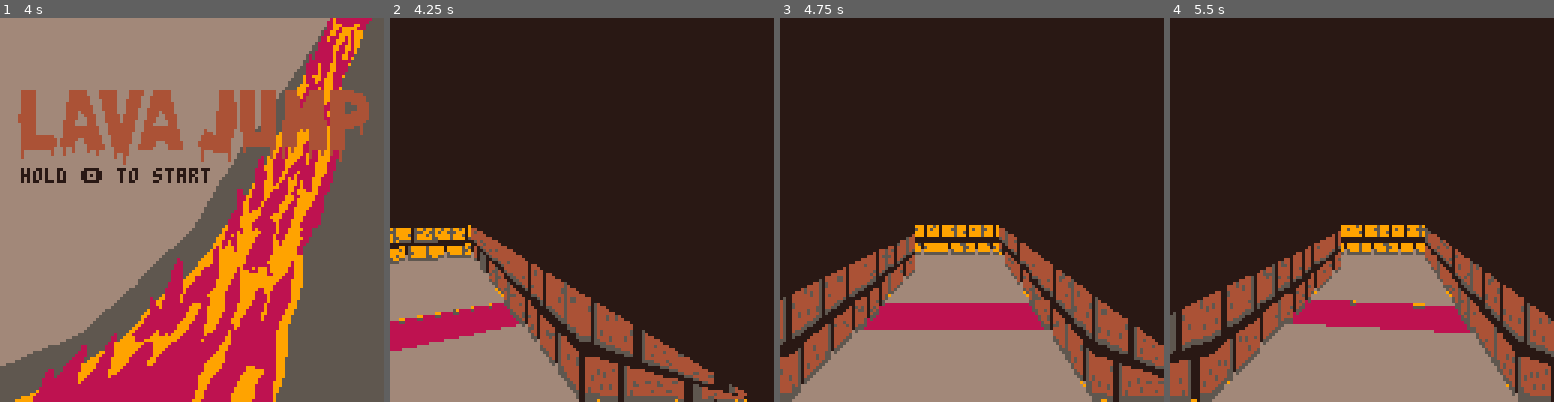
Above: before the commit, frames 1-4 (left to right).
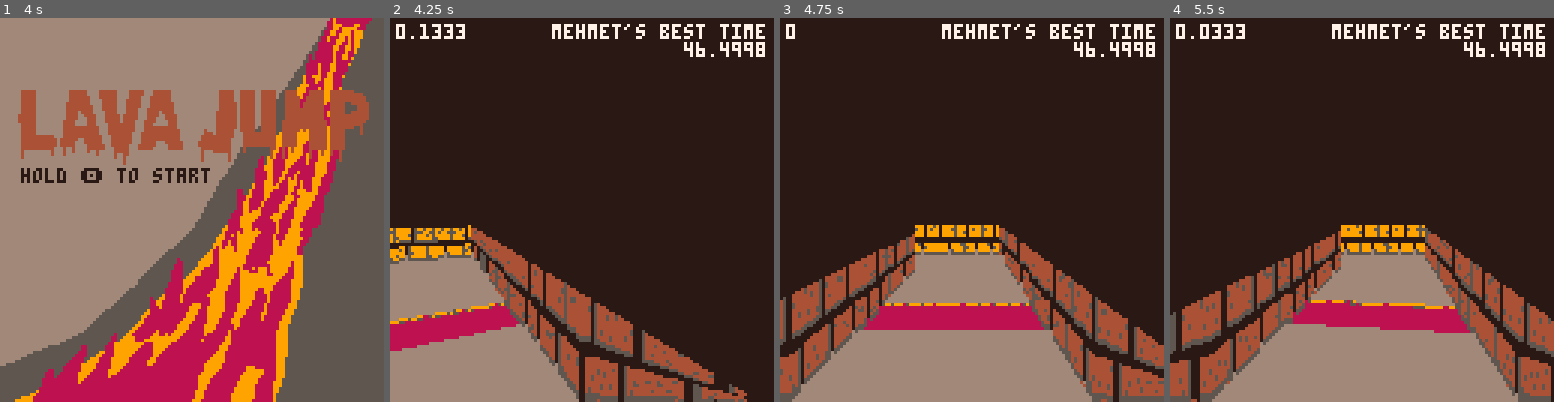
Above: after the commit, the same moments.

Repository: mkoseoglu091/3dGame
Game: PICO-8 cartridge 3dgame.p8
Two runs of this game, one before a commit and one after it. Both use one fixed random seed, a clock stepped at 60 frames per second and the inputs below.
Inputs:
- Up to frame 1 (4 s): tap O (Z key) at 0.33, 0.7, 1.43, 2.22, 3.1, 3.98 s; tap X (X key) at 1.07, 2.07, 2.4, 2.73, 3.07, 3.4, 3.73 s; hold Left 1.97-2.37 s; hold Down 2.42-2.82 s; hold Right 2.87-3.53 s; hold Up from 3.58 s (still down)
- Up to frame 2 (4.25 s): tap X (X key) at 4.07 s; release Up at 4.08 s; hold Right from 4.13 s (still down)
- Up to frame 3 (4.75 s): tap X (X key) at 4.4, 4.73 s; release Right at 4.53 s; hold Down from 4.58 s (still down)
- Up to frame 4 (5.5 s): tap O (Z key) at 4.87 s; tap X (X key) at 5.07, 5.4 s; release Down at 5.08 s; hold Left from 5.13 s (still down)

Frame 1 is identical in both runs. In frame 2, 1.8% of the frame differs, in the area x 0-98%, y 1-100%; in frame 3, 1.7%; in frame 4, 1.9%, in the area x 1-98%, y 1-100%.

Commit message:
Update 3dgame.p8

Diff:
--- a/3dgame.p8
+++ b/3dgame.p8
@@ -114,8 +114,23 @@
 
  -- victory text
  if (pl.x > 0) and (pl.x < 4) and (pl.y > 22) and (pl.y < 31) then
-  print("victory!!!", 55, 55, 11)
- end
+  if not pl.isdone then
+   pl.time = time()-last
+   pl.isdone = true
+  end
+  if pl.time < 46.4998 then
+   print("new record!!!", 55, 55, 11)
+  else
+   print("finished!", 55, 55, 11)
+  end
+ end
+
+ -- stopwatch
+ draw_stopwatch(time()-last)
+
+ -- maker record
+ print("mehmet's best time", 54, 2, 7)
+ print("46.4998", 98, 8, 7)
 end
 
 
@@ -271,6 +286,9 @@
  pl.z = 12
  pl.d = -0.25
  pl.dz = 0
+ last = time()
+ pl.isdone = false
+ pl.time = 0
 end
 
 function mc(x,y)
@@ -383,7 +401,6 @@
      gcol=6 -- platform top color
     end
     line(sx,sy1-1,sx,sy,gcol)
-    --tline(sx,sy1-1,sx,sy,2, 34, 0, 0)
     sy=sy1
    end
 
@@ -401,7 +418,7 @@
 
 
      if last_dir*1+5 == 6 then -- what condition to use???
-      tline(sx,top_wall,sx,bottom_wall, (pl.x+vx*dist_x)%1*2, 36, 0, 2/(bottom_wall-top_wall))
+      tline(sx,top_wall,sx,bottom_wall, (pl.x+vx*dist_x)%1*2, 38, 0, 2/(bottom_wall-top_wall))
      else
       tline(sx,top_wall,sx,bottom_wall, (pl.y+vy*dist_y)%1*2, 34, 0, 2/(bottom_wall-top_wall))
      end
@@ -425,6 +442,33 @@
 end
 
 
+function draw_stopwatch(_t)
+ if not pl.isdone then
+  print(_t, 2, 2, 7)
+ else
+  print(pl.time, 2, 2, 7)
+ end
+end
+…(20 lines of a section not shown)…
 
 
 
@@ -505,35 +549,35 @@
 __map__
 0f0f0f0f0f0f0f0f0f0f0f0f0f0f0f0f0f0f0f0f0f0f0f0f0f0f0f0f0f0f0f0f0f0f0f0f0f0f0f0f0f0f0f0f0f0f0f0f0f0f0f0f0f0f0f0f0f0f0f0f0f0f0f0f00000000000000000000000000000000000000000000000000000000000000000000000000000000000000000000000000000000000000000000000000000000
 0f01010101010f01010101010101010101010f01010101010101010101010f01010101010101010101010f00000000000000000000000f00000000000000000f00000000000000000000000000000000000000000000000000000000000000000000000000000000000000000000000000000000000000000000000000000000
-0f01010101010f01010101010101010101010f01010101010101010101010f01010101010101010101010f00040404000000000000000f00070700000707000f00000000000000000000000000000000000000000000000000000000000000000000000000000000000000000000000000000000000000000000000000000000
-0f01010101010f01010101010101010101010f01010101010101010101010f01010101010101010101010f00040404000000040404000f00070700000707000f00000000000000000000000000000000000000000000000000000000000000000000000000000000000000000000000000000000000000000000000000000000
+0f01010101010f01010101010101010101010f01010101010101010101010f01010101010101010101010f00040404000000000000000f00050500000505000f00000000000000000000000000000000000000000000000000000000000000000000000000000000000000000000000000000000000000000000000000000000
+0f01010101010f01010101010101010101010f01010101010101010101010f01010101010101010101010f00040404000000040404000f00050500000505000f00000000000000000000000000000000000000000000000000000000000000000000000000000000000000000000000000000000000000000000000000000000
 0f01010101010f01010101010101010101010f01010101010101010101010f01010101010101010101010f00000000000000040404000f0000000f0f0000000f00000000000000000000000000000000000000000000000000000000000000000000000000000000000000000000000000000000000000000000000000000000
 0f01010101010f01010101010101010101010f01010101010101010101010f01010101010101010101010f00000000000000000000000f0000000f0f0000000f00000000000000000000000000000000000000000000000000000000000000000000000000000000000000000000000000000000000000000000000000000000
 0f01010101010f01010101010f01010101010f01010101010f00000000000f00000000000f00000000000f00040400000f00000000000f0000000f0f0000000f00000000000000000000000000000000000000000000000000000000000000000000000000000000000000000000000000000000000000000000000000000000
-0f01010101010f01010101010f01010101010f00000000000f00000000000f00000000000f02000000000f00040400000f00000000000f0000000f0f0007000f00000000000000000000000000000000000000000000000000000000000000000000000000000000000000000000000000000000000000000000000000000000
-0f01010101010f00000100000f00000000000f00010101000f00010100000f00000000000f02000000000f00000000000f00000000000f0707070f0f0007000f00000000000000000000000000000000000000000000000000000000000000000000000000000000000000000000000000000000000000000000000000000000
-0f01010101010f00000100000f00000000000f00010101000f00010100000f00000000000f00000000000f00000000000f00060606000f0707070f0f0000000f00000000000000000000000000000000000000000000000000000000000000000000000000000000000000000000000000000000000000000000000000000000
-0f00000000000f00000000000f00010101000f00000000000f00000000000f00030303000f00000000000f00020200000f00060606000f0707070f0f0000000f00000000000000000000000000000000000000000000000000000000000000000000000000000000000000000000000000000000000000000000000000000000
-0f00000000000f00000000000f00010101000f00010101000f00000000000f00030303000f05000000000f00020200000f00060606000f0000000f0f0000000f00000000000000000000000000000000000000000000000000000000000000000000000000000000000000000000000000000000000000000000000000000000
-0f01010101010f00000100000f00010101000f00010101000f00000000000f00030303000f05000000000f00000000000f00000000000f0000000f0f0007000f00000000000000000000000000000000000000000000000000000000000000000000000000000000000000000000000000000000000000000000000000000000
-0f01010101010f00000100000f00000000000f00000000000f00000101000f00000000000f00000000000f00000000000f00000000000f0000000f0f0007000f00000000000000000000000000000000000000000000000000000000000000000000000000000000000000000000000000000000000000000000000000000000
+0f01010101010f01010101010f01010101010f00000000000f00000000000f00000000000f02000000000f00040400000f00000000000f0000000f0f0005000f00000000000000000000000000000000000000000000000000000000000000000000000000000000000000000000000000000000000000000000000000000000
+0f01010101010f00000100000f00000000000f00010101000f00010100000f00000000000f02000000000f00000000000f00000000000f0505050f0f0005000f00000000000000000000000000000000000000000000000000000000000000000000000000000000000000000000000000000000000000000000000000000000
+0f01010101010f00000100000f00000000000f00010101000f00010100000f00000000000f00000000000f00000000000f00050505000f0505050f0f0000000f00000000000000000000000000000000000000000000000000000000000000000000000000000000000000000000000000000000000000000000000000000000
+0f00000000000f00000000000f00010101000f00000000000f00000000000f00030303000f00000000000f00020200000f00050505000f0505050f0f0000000f00000000000000000000000000000000000000000000000000000000000000000000000000000000000000000000000000000000000000000000000000000000
+0f00000000000f00000000000f00010101000f00010101000f00000000000f00030303000f05000000000f00020200000f00050505000f0000000f0f0000000f00000000000000000000000000000000000000000000000000000000000000000000000000000000000000000000000000000000000000000000000000000000
+0f01010101010f00000100000f00010101000f00010101000f00000000000f00030303000f05000000000f00000000000f00000000000f0000000f0f0005000f00000000000000000000000000000000000000000000000000000000000000000000000000000000000000000000000000000000000000000000000000000000
+0f01010101010f00000100000f00000000000f00000000000f00000101000f00000000000f00000000000f00000000000f00000000000f0000000f0f0005000f00000000000000000000000000000000000000000000000000000000000000000000000000000000000000000000000000000000000000000000000000000000
 0f01010101010f01010101010f00000000000f00010101000f00000101000f00000000000f00000000000f00020200000f00000000000f0000000f0f0000000f00000000000000000000000000000000000000000000000000000000000000000000000000000000000000000000000000000000000000000000000000000000
-0f01010101010f01010101010f01010101010f00010101000f00000000000f00000000000f00000000000f00020200000f00000000000f0707070f0f0000000f00000000000000000000000000000000000000000000000000000000000000000000000000000000000000000000000000000000000000000000000000000000
-0f01010101010f01010101010f01010101010f00000000000f00000000000f00000000000f00000000000f00000000000f00000000000f0707070f0f0000000f00000000000000000000000000000000000000000000000000000000000000000000000000000000000000000000000000000000000000000000000000000000
-0f01010101010101010101010f01010101010101010101010f01010101010101010101010f01010101010101010101010f0007070700000707070f0f0007000f00000000000000000000000000000000000000000000000000000000000000000000000000000000000000000000000000000000000000000000000000000000
-0f01010101010101010101010f01010101010101010101010f01010101010101010101010f01010101010101010101010f0007070700000000000f0f0007000f00000000000000000000000000000000000000000000000000000000000000000000000000000000000000000000000000000000000000000000000000000000
-0f01010101010101010101010f01010101010101010101010f01010101010101010101010f01010101010101010101010f0007070700000000000f0f0000000f00000000000000000000000000000000000000000000000000000000000000000000000000000000000000000000000000000000000000000000000000000000
+0f01010101010f01010101010f01010101010f00010101000f00000000000f00000000000f00000000000f00020200000f00000000000f0505050f0f0000000f00000000000000000000000000000000000000000000000000000000000000000000000000000000000000000000000000000000000000000000000000000000
+0f01010101010f01010101010f01010101010f00000000000f00000000000f00000000000f00000000000f00000000000f00000000000f0505050f0f0000000f00000000000000000000000000000000000000000000000000000000000000000000000000000000000000000000000000000000000000000000000000000000
+0f01010101010101010101010f01010101010101010101010f01010101010101010101010f01010101010101010101010f0005050500000505050f0f0005000f00000000000000000000000000000000000000000000000000000000000000000000000000000000000000000000000000000000000000000000000000000000
+0f01010101010101010101010f01010101010101010101010f01010101010101010101010f01010101010101010101010f0005050500000000000f0f0005000f00000000000000000000000000000000000000000000000000000000000000000000000000000000000000000000000000000000000000000000000000000000
+0f01010101010101010101010f01010101010101010101010f01010101010101010101010f01010101010101010101010f0005050500000000000f0f0000000f00000000000000000000000000000000000000000000000000000000000000000000000000000000000000000000000000000000000000000000000000000000
 0f01010101010101010101010f01010101010101010101010f01010101010101010101010f01010101010101010101010f0000000000000000000f0f0000000f00000000000000000000000000000000000000000000000000000000000000000000000000000000000000000000000000000000000000000000000000000000
 0f01010101010101010101010f01010101010101010101010f01010101010101010101010f01010101010101010101010f0000000000000000000f0f0000000f00000000000000000000000000000000000000000000000000000000000000000000000000000000000000000000000000000000000000000000000000000000
 0f0f0f0f0f0f0f0f0f0f0f0f0f0f0f0f0f0f0f0f0f0f0f0f0f0f0f0f0f0f0f0f0f0f0f0f0f0f0f0f0f0f0f0f0f0f0f0f0f0f0f0f0f0f0f0f0f0f0f0f0101010f00000000000000000000000000000000000000000000000000000000000000000000000000000000000000000000000000000000000000000000000000000000
-0f010101000000000f0000000000000000000f0000000000000000000f0000000000000000000000000000000000000000000000000707070707070f0202020f00000000000000000000000000000000000000000000000000000000000000000000000000000000000000000000000000000000000000000000000000000000
-0f010101000000000f0000000000000000000f0000000000000000000f0000000000000000000000070707000000000000000000000707070707070f0303030f00000000000000000000000000000000000000000000000000000000000000000000000000000000000000000000000000000000000000000000000000000000
-0f010101000000000f0000000000000000000f0000000000000000000f0000000000000000000000070707000000000000000000000707070707070f0404040f00000000000000000000000000000000000000000000000000000000000000000000000000000000000000000000000000000000000000000000000000000000
-0f010101000000000f000000000000070000000000070000000000000f0000000000000707000000000000000000070700000000000707070707070f0505050f00000000000000000000000000000000000000000000000000000000000000000000000000000000000000000000000000000000000000000000000000000000
-0f010101000000000f0000000000000000000f0000000000000000000f0000000000000707000000000f00000000070700000000000707070707070f0606060f00000000000000000000000000000000000000000000000000000000000000000000000000000000000000000000000000000000000000000000000000000000
-0f01010100070000000000070000000000000f000000000000000700000000070000000000000000000f0000000000000000000000070707070707070707070f00000000000000000000000000000000000000000000000000000000000000000000000000000000000000000000000000000000000000000000000000000000
-0f010101000000000f0000000000000000000f0000000000000000000f0000000000000000000000000f0000000000000000000707070707070707070707070f00000000000000000000000000000000000000000000000000000000000000000000000000000000000000000000000000000000000000000000000000000000
-0f010101000000000f0000000000000000000f0000000000000000000f0000000000000000000000000f0000000000000000000707070707070707070707070f00000000000000000000000000000000000000000000000000000000000000000000000000000000000000000000000000000000000000000000000000000000
+0f010101000000000f0000000000000000000f0000000000000000000f0000000000000000000000000000000000000000000000000505050505050f0202020f00000000000000000000000000000000000000000000000000000000000000000000000000000000000000000000000000000000000000000000000000000000
+0f010101000000000f0000000000000000000f0000000000000000000f0000000000000000000000050505000000000000000000000505050505050f0303030f00000000000000000000000000000000000000000000000000000000000000000000000000000000000000000000000000000000000000000000000000000000
+0f010101000000000f0000000000000000000f0000000000000000000f0000000000000000000000050505000000000000000000000505050505050f0404040f00000000000000000000000000000000000000000000000000000000000000000000000000000000000000000000000000000000000000000000000000000000
+0f010101000000000f000000000000050000000000050000000000000f0000000000000505000000000000000000050500000000000505050505050f0505050f00000000000000000000000000000000000000000000000000000000000000000000000000000000000000000000000000000000000000000000000000000000
+0f010101000000000f0000000000000000000f0000000000000000000f0000000000000505000000000f00000000050500000000000505050505050f0606060f00000000000000000000000000000000000000000000000000000000000000000000000000000000000000000000000000000000000000000000000000000000
+0f01010100050000000000050000000000000f000000000000000500000000050000000000000000000f0000000000000000000000050505050505050505050f00000000000000000000000000000000000000000000000000000000000000000000000000000000000000000000000000000000000000000000000000000000
+0f010101000000000f0000000000000000000f0000000000000000000f0000000000000000000000000f0000000000000000000505050505050505050505050f00000000000000000000000000000000000000000000000000000000000000000000000000000000000000000000000000000000000000000000000000000000
+0f010101000000000f0000000000000000000f0000000000000000000f0000000000000000000000000f0000000000000000000505050505050505050505050f00000000000000000000000000000000000000000000000000000000000000000000000000000000000000000000000000000000000000000000000000000000
 0f0f0f0f0f0f0f0f0f0f0f0f0f0f0f0f0f0f0f0f0f0f0f0f0f0f0f0f0f0f0f0f0f0f0f0f0f0f0f0f0f0f0f0f0f0f0f0f0f0f0f0f0f0f0f0f0f0f0f0f0f0f0f0f00000000000000000000000000000000000000000000000000000000000000000000000000000000000000000000000000000000000000000000000000000000
 
 
Not shown, changed: 48 lines of the sprite sheet (__gfx__) section of 3dgame.p8
